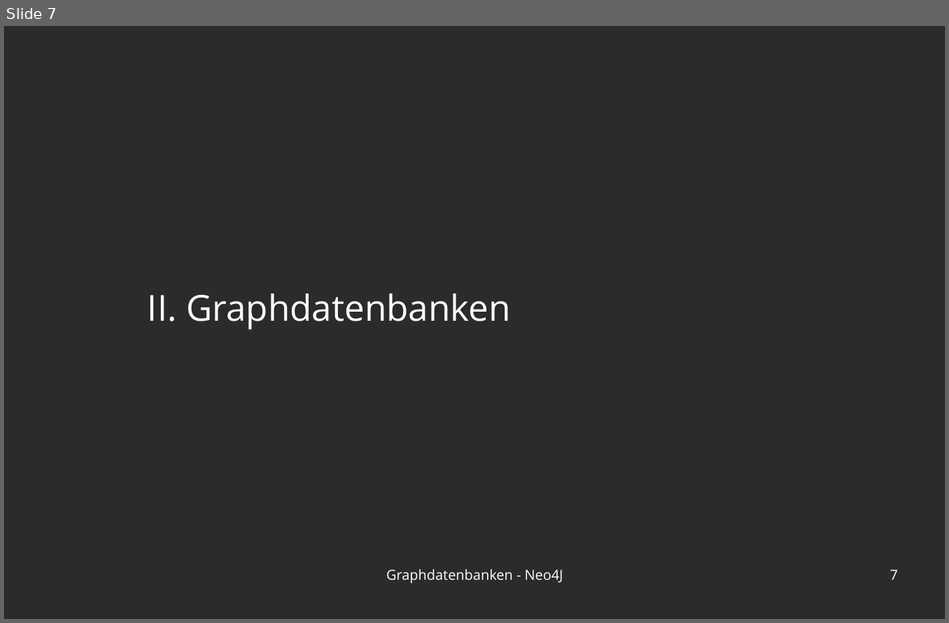
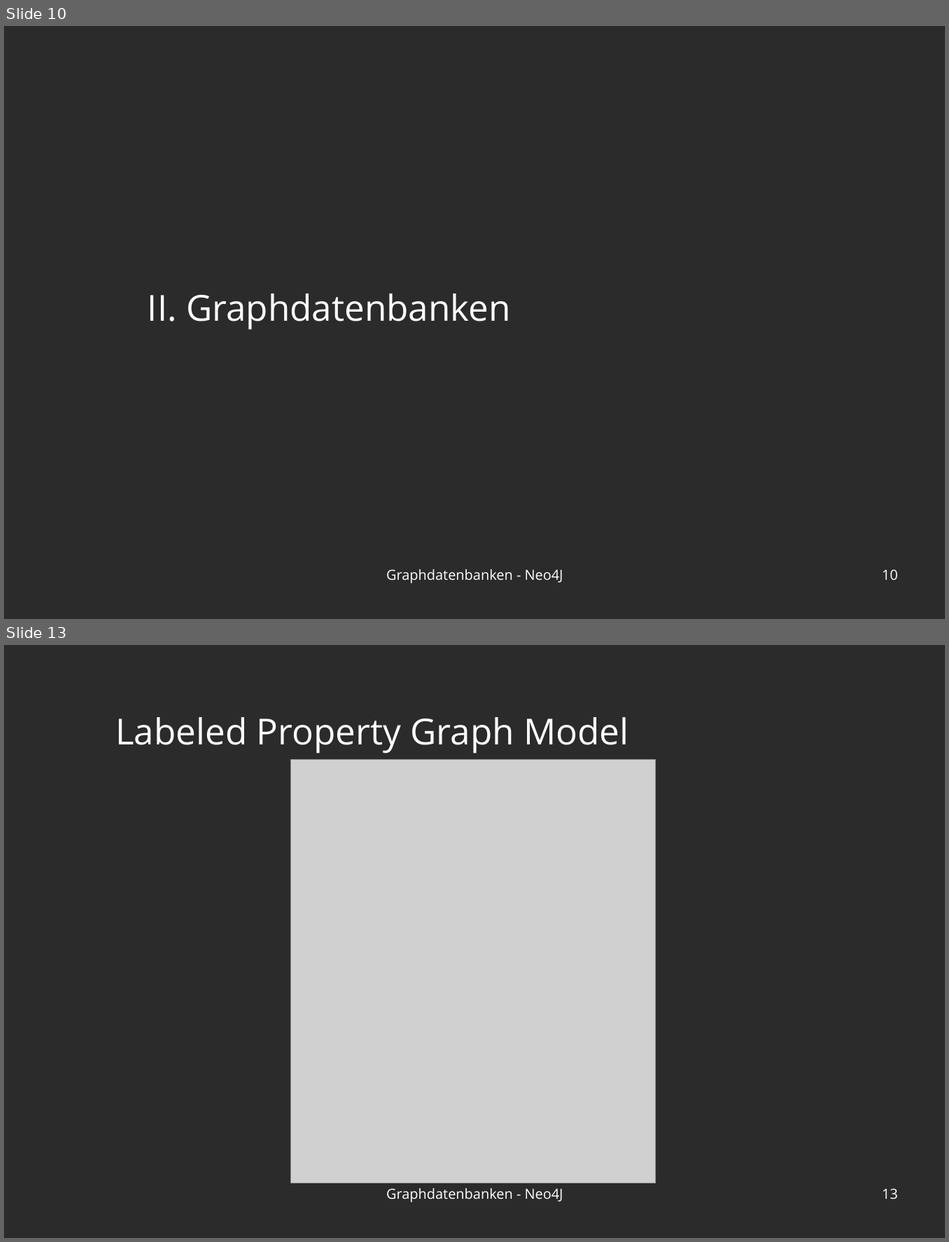
Before and after one commit to blublab/ais, a slide deck: praesi.odp. Shown one above the other, each under a label of ours: slide 7 before the commit, slides 10 and 13 after it; the slides between them are not shown. The pictures are 949x623 and 949x1242 pixels, drawn with LibreOffice and Linux fonts; fonts in the diff are those of the drawing; grey boxes stand for pictures; background and template pictures are left out; a plain dark background stands for a picture behind light text. Boxes give left, top, right and bottom in pixels: in the first picture for what was removed or moved away, otherwise in the second. Text is boxed around its words. In the diff, an @@ line names an element or a change of style, - is before the commit and + after.

```diff
--- a/praesi.odp
+++ b/praesi.odp
@@ slide 13 added at (x1=4, y1=645, x2=945, y2=1238), background picture (left out) @@
@@ title added at (x1=115, y1=717, x2=628, y2=753), 36 pt, text #FFFFFF @@
+Labeled Property Graph Model
@@ picture added at (x1=291, y1=760, x2=656, y2=1183) @@
@@ text added at (x1=386, y1=1188, x2=563, y2=1202), 14 pt, text #FFFFFF @@
+Graphdatenbanken - Neo4J
@@ page number added at (x1=882, y1=1188, x2=898, y2=1199), 14 pt, text #FFFFFF @@
+13
@@ what was slide 7 is now slide 10 @@
@@ page number at (x1=882, y1=569, x2=898, y2=580): text changed @@
-7
+10
```
Also in this commit, not shown: 7 slides changed, 13 other slides added, 3 slides removed, 51 other files.
